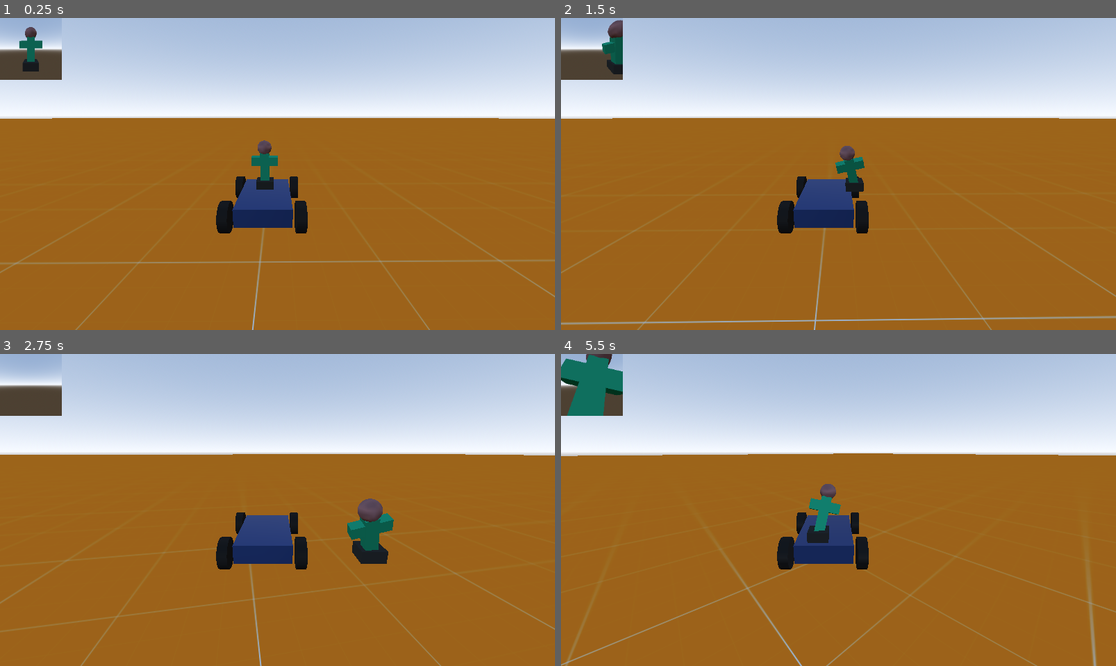
Above: before the commit, frames 1-4 (two rows, left to right).
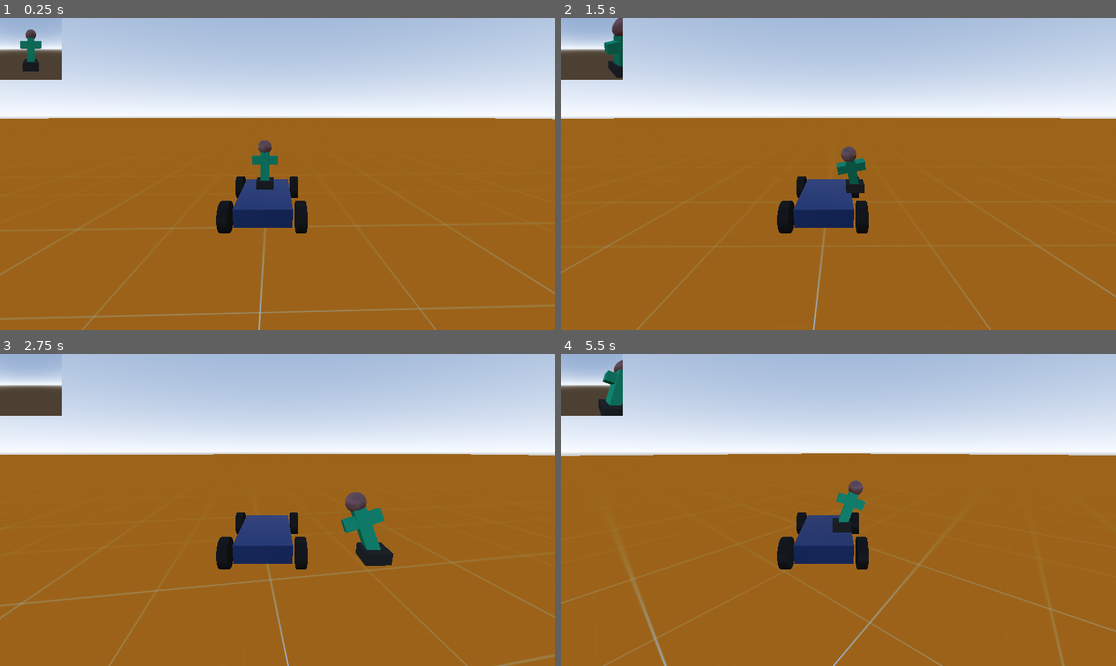
Above: after the commit, the same moments.

Repository: Griiimon/Stand-On-Car
Game: Godot game, scene res://level.tscn
Two runs of this game, one before a commit and one after it. Both use one fixed random seed, a clock stepped at 60 frames per second and the inputs below.
Inputs:
- Up to frame 1 (0.25 s): no input
- Up to frame 2 (1.5 s): hold Right (ui_right) 0.53-1.28 s; hold Down (ui_down) from 1.28 s (still down)
- Up to frame 3 (2.75 s): release Down (ui_down) at 2.03 s; hold Right (ui_right) from 2.03 s (still down)
- Up to frame 4 (5.5 s): release Right (ui_right) at 2.78 s; hold Up (ui_up) 2.78-3.53 s; hold Left (ui_left) 3.53-5.03 s; hold Down (ui_down) from 5.03 s (still down)

The runs differ from the first frame. In frame 1, 1.9% of the frame differs, in the area x 0-100%, y 2-100%; in frame 2, 1.0%; in frame 3, 2.5%; in frame 4, 4.5%, in the area x 0-100%, y 0-100%.

Commit message:
Make car rigidbody

Diff:
--- a/car.gd
+++ b/car.gd
@@ -1,5 +1,5 @@
 class_name Car
-extends CharacterBody3D
+extends RigidBody3D
 
 const PLAYER_BASE_MODEL_SCENE = preload("res://player_base_model.tscn")
 const PLAYER_BODY_MODEL_SCENE = preload("res://player_body_model.tscn")
@@ -7,6 +7,7 @@
 @export var player: Player
 
 @onready var player_offset: Marker3D = $PlayerOffset
+@onready var pull_offset: Marker3D = $PullOffset
 
 
 var last_position: Vector3
@@ -30,11 +31,11 @@
 
 func _physics_process(delta: float) -> void:
 	var current_velocity := (global_position - last_position) / delta
-	var local_velocity := current_velocity.rotated(Vector3.UP, rotation.y)
-	acceleration = local_velocity / delta
+	var local_velocity := current_velocity.rotated(Vector3.UP, global_rotation.y)
+	acceleration = (local_velocity - last_velocity) / delta
 
 	last_position = global_position
-	last_velocity = current_velocity
+	last_velocity = local_velocity
 
 	update_player_position()
 
@@ -42,3 +43,10 @@
 func update_player_position():
 	player_base_model.transform = player.base_model.global_transform.translated(player_offset.position)
 	player_body_model.transform = player.body_model.global_transform.translated(player_offset.position)
+
+
+func pull_towards(target_position: Vector3):
+	target_position.y = pull_offset.global_position.y
+	var force := target_position - pull_offset.global_position
+	force = force.normalized() * force.length_squared()
+	apply_force(force, pull_offset.global_position - global_position)
--- a/car.tscn
+++ b/car.tscn
@@ -22,7 +22,10 @@
 bottom_radius = 0.8
 height = 0.5
 
-[node name="Car" type="CharacterBody3D" unique_id=1680679176]
+[node name="Car" type="RigidBody3D" unique_id=154354497]
+gravity_scale = 0.0
+linear_damp = 1.0
+angular_damp = 1.0
 script = ExtResource("1_7822p")
 
 [node name="CollisionShape3D" type="CollisionShape3D" parent="." unique_id=294537577]
@@ -49,3 +52,6 @@
 
 [node name="PlayerOffset" type="Marker3D" parent="." unique_id=1735015566]
 transform = Transform3D(1, 0, 0, 0, 1, 0, 0, 0, 1, 0, 0.8, 0)
+
+[node name="PullOffset" type="Marker3D" parent="." unique_id=1958944826]
+transform = Transform3D(1, 0, 0, 0, 1, 0, 0, 0, 1, 0, 0, -3.9332786)
--- a/level.gd
+++ b/level.gd
@@ -11,5 +11,5 @@
 
 func _physics_process(delta: float) -> void:
 	player.push(-car.acceleration * player_acceleration_factor)
-
 	path_follow.progress += car_speed * delta
+	car.pull_towards(path_follow.global_position)
--- a/level.tscn
+++ b/level.tscn
@@ -24,10 +24,16 @@
 }
 point_count = 11
 
+[sub_resource type="CylinderMesh" id="CylinderMesh_f2txt"]
+top_radius = 0.1
+bottom_radius = 0.1
+height = 1.0
+
 [node name="Level" type="Node3D" unique_id=448124711 node_paths=PackedStringArray("player", "car")]
 script = ExtResource("1_u52ul")
 player = NodePath("CanvasLayer/SubViewportContainer/SubViewport/Player")
 car = NodePath("Car")
+player_acceleration_factor = 1.0
 
 [node name="Floor" type="StaticBody3D" parent="." unique_id=1952796701]
 
@@ -46,11 +52,13 @@
 progress = 2.0
 tilt_enabled = false
 
-[node name="RemoteTransform3D" type="RemoteTransform3D" parent="Path3D/PathFollow3D" unique_id=218310448]
-remote_path = NodePath("../../../Car")
+[node name="DebugMesh" type="MeshInstance3D" parent="Path3D/PathFollow3D" unique_id=1377622621]
+visible = false
+mesh = SubResource("CylinderMesh_f2txt")
 
 [node name="Car" parent="." unique_id=1680679176 node_paths=PackedStringArray("player") instance=ExtResource("2_0b4ue")]
-transform = Transform3D(0.99937093, 4.2146482e-08, -0.035460986, -2.9001583e-08, 1, 3.7120043e-07, 0.035460982, -3.6993856e-07, 0.99937105, -0.021580245, 0.85173196, -2.0757728)
+transform = Transform3D(0.9999999, 0, 0, 0, 1, 0, 0, 0, 1, -0.021580245, 0.85173196, -2.0757728)
+angular_damp = 2.0
 player = NodePath("../CanvasLayer/SubViewportContainer/SubViewport/Player")
 
 [node name="Camera3D" type="Camera3D" parent="Car" unique_id=785271634]
